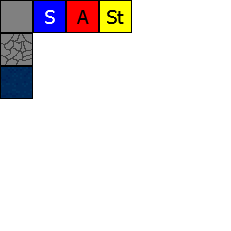
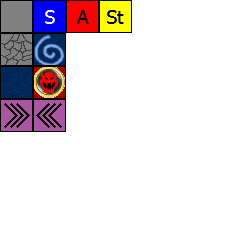
Two versions of the same layered image (231×231). Layer-by-layer changes:
painted on "spaces_new.png" over [0, 33, 66, 132]
